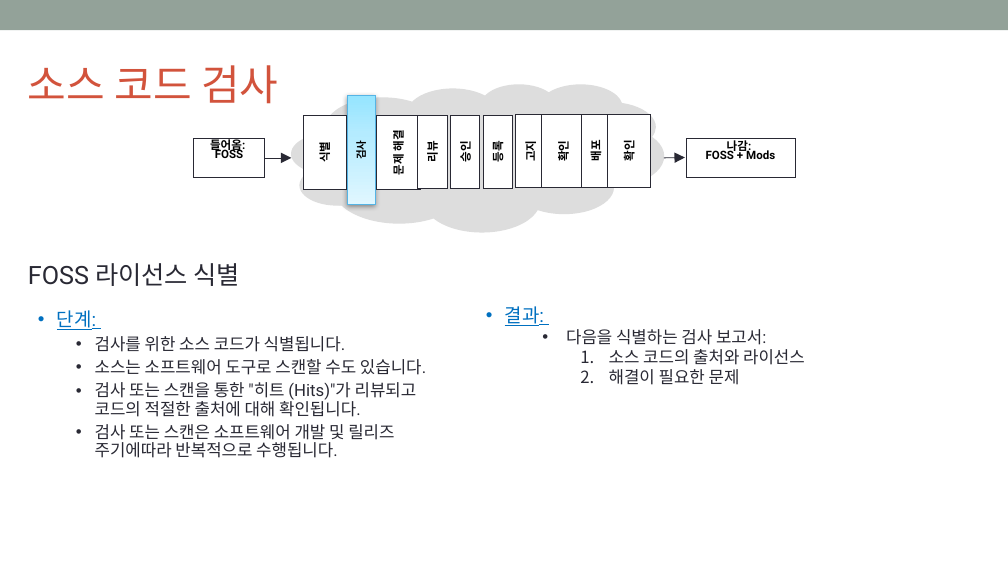
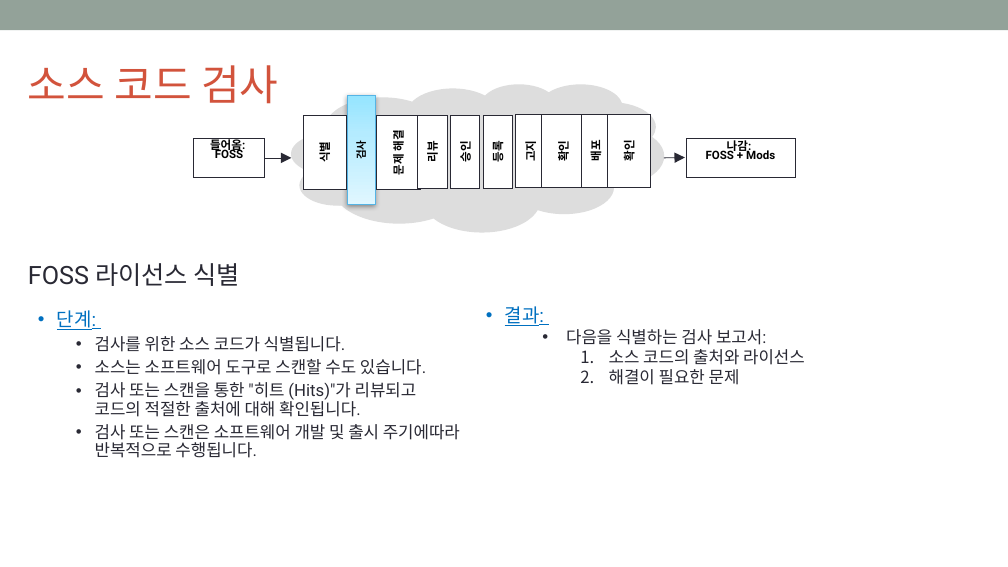
Before and after one commit to OpenChain-KWG/Curriculum-Translation-KR, a slide deck: slide 57 of target/slides/openchain-curriculum-for-1-1.pptx. Drawn at 1008x567 pixels with LibreOffice and Linux fonts; fonts in the diff are those of the drawing; background and template pictures are left out. Boxes give left, top, right and bottom in pixels: in the first picture for what was removed or moved away, otherwise in the second. Text is boxed around its words. In the diff, an @@ line names an element or a change of style, - is before the commit and + after.

```diff
--- a/target/slides/openchain-curriculum-for-1-1.pptx
+++ b/target/slides/openchain-curriculum-for-1-1.pptx
@@ text at (95, 424, 460, 458): text changed @@
-  • 검사 또는 스캔은 소프트웨어 개발 및 릴리즈 주기에따라 반복적으로 수행됩니다.
+  • 검사 또는 스캔은 소프트웨어 개발 및 출시 주기에따라 반복적으로 수행됩니다.
```
Also in this commit, not shown: 7 other slides changed, 7 other files.
